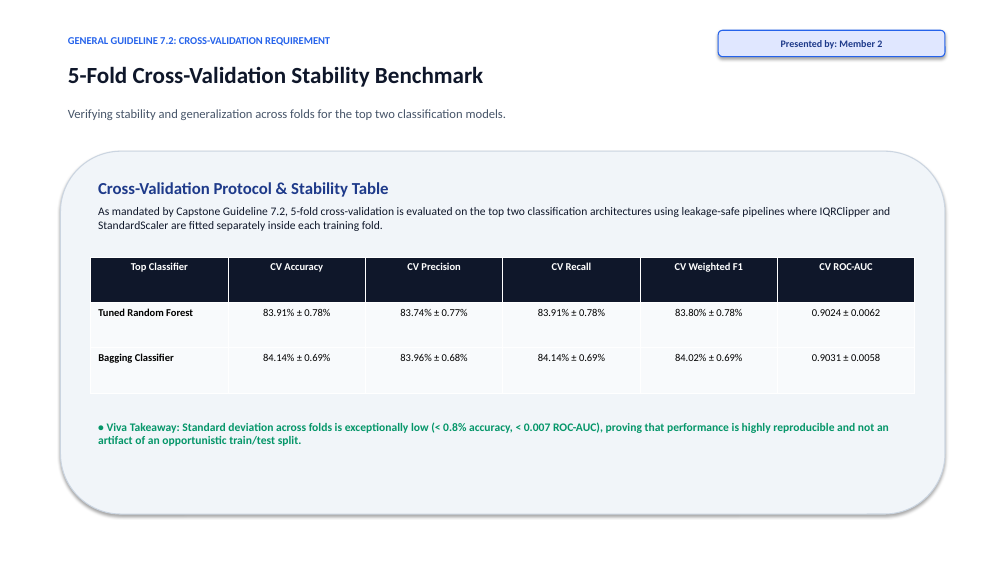
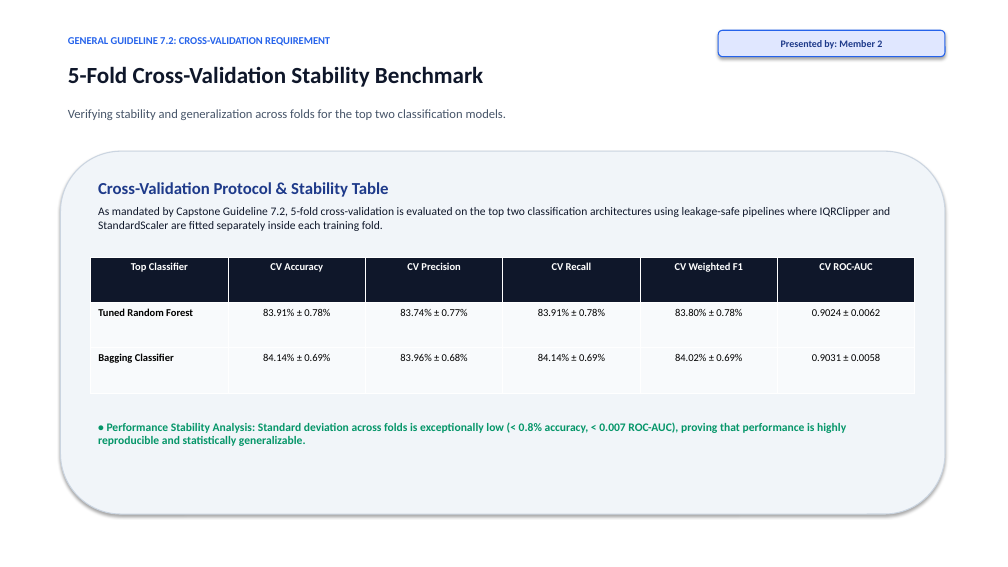
Before and after one commit to shiv095/ML_Capstone, a slide deck: slide 10 of Review_2_Presentation_Team.pptx. Drawn at 1008x567 pixels with LibreOffice and Linux fonts; fonts in the diff are those of the drawing. Boxes give left, top, right and bottom in pixels: in the first picture for what was removed or moved away, otherwise in the second. Text is boxed around its words. In the diff, an @@ line names an element or a change of style, - is before the commit and + after.

Commit message:
Update Review 2 presentation to 21 pure content slides, removing viva and trivia sections

```diff
--- a/Review_2_Presentation_Team.pptx
+++ b/Review_2_Presentation_Team.pptx
@@ text at (98,422,846,446): text changed @@
-• Viva Takeaway: Standard deviation across folds is exceptionally low (< 0.8% accuracy, < 0.007 ROC-AUC), proving that performance is highly reproducible and not an artifact of an opportunistic train/test split.
+• Performance Stability Analysis: Standard deviation across folds is exceptionally low (< 0.8% accuracy, < 0.007 ROC-AUC), proving that performance is highly reproducible and statistically generalizable.
```
Also in this commit, not shown: 7 other slides changed, 3 slides removed.
